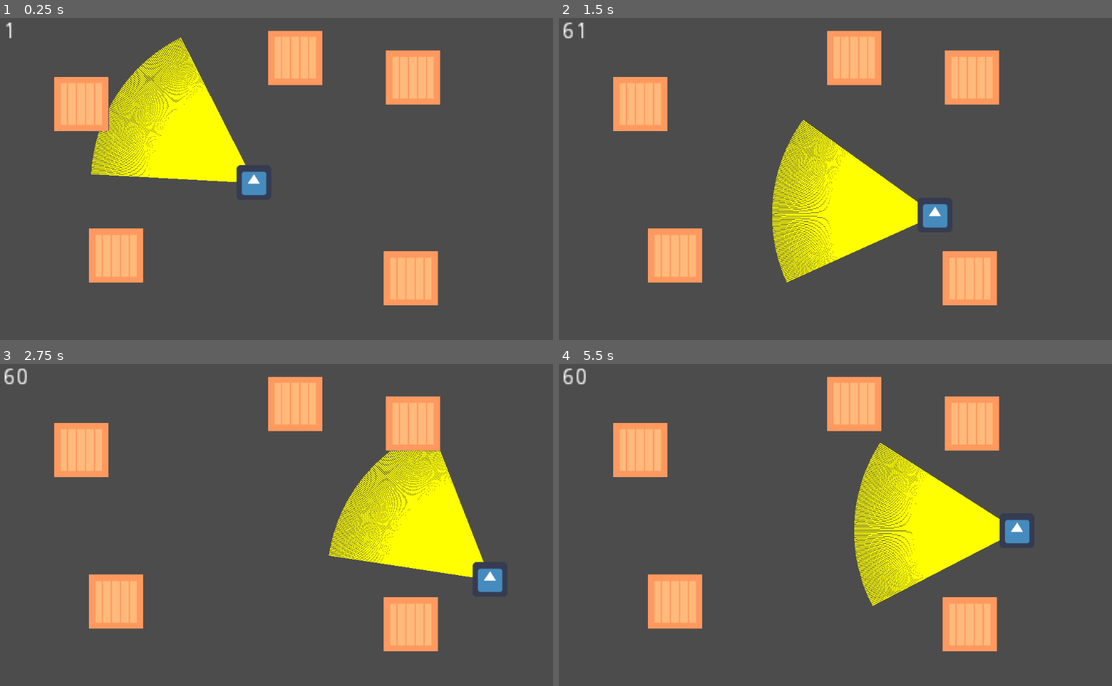
Above: before the commit, frames 1-4 (two rows, left to right).
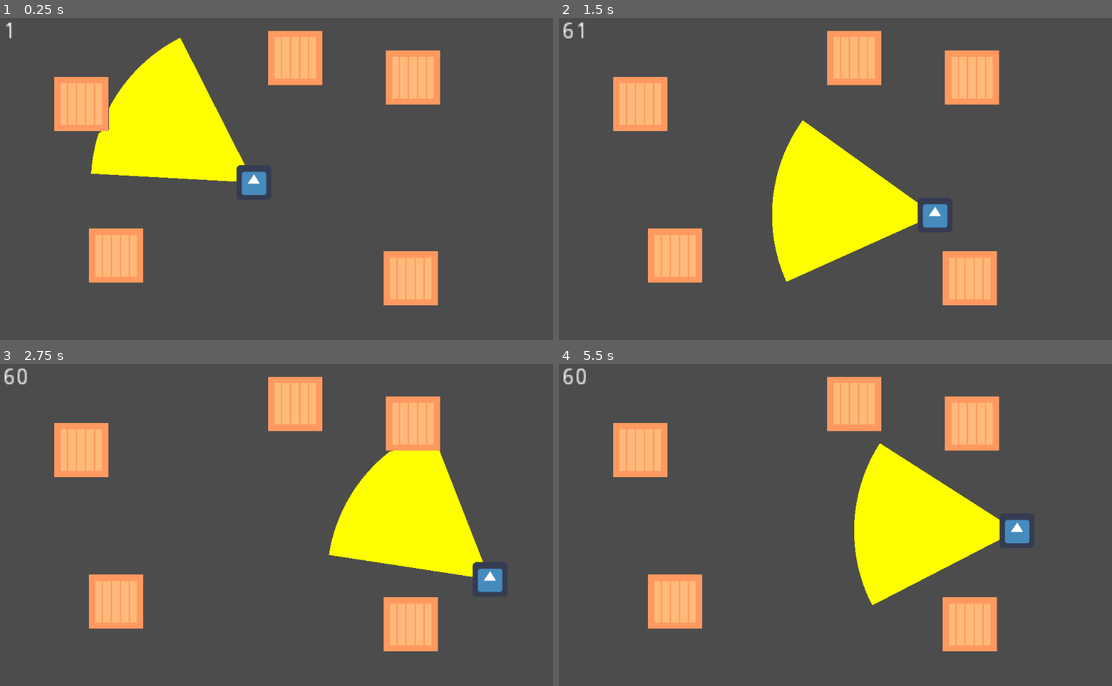
Above: after the commit, the same moments.

Repository: Turtana/sir-shooty
Game: Godot game, scene res://Scenes/main.tscn
Same seed, same stepped clock (60 frames per second), same inputs: the game is played once before the commit and once after it. The engine's default icon, where the game draws it, is replaced by a stand-in: a white triangle on a blue panel in a dark square.
Inputs (mouse positions are in pixels of both pictures, inside the frame that each line leads up to):
- Up to frame 1 (0.25 s): no input
- Up to frame 2 (1.5 s): tap Enter at 0.5 s; move the mouse to (957, 162) at 0.52 s; hold Right (ui_right) 0.53-1.28 s; move the mouse to (724, 195) at 1.27 s; hold Down (ui_down) from 1.28 s (still down)
- Up to frame 3 (2.75 s): tap Space at 2 s; move the mouse to (331, 450) at 2.02 s; release Down (ui_down) at 2.03 s; hold Right (ui_right) from 2.03 s (still down)
- Up to frame 4 (5.5 s): move the mouse to (807, 589) at 2.77 s; release Right (ui_right) at 2.78 s; hold Up (ui_up) 2.78-3.53 s; move the mouse to (1001, 573) at 3.52 s; hold Left (ui_left) 3.53-5.03 s; tap Enter at 4.25 s; move the mouse to (669, 473) at 4.27 s; tap Space at 5 s; move the mouse to (863, 525) at 5.02 s; hold Down (ui_down) from 5.03 s (still down)

The runs differ from the first frame. In frame 1, 2.2% of the frame differs, in the area x 16-45%, y 6-52%; in frame 2, 2.2%; in frame 3, 2.0%; in frame 4, 2.2%.

Commit message:
everyobdy loves polygons

Diff:
--- a/scripts/bullet.gd
+++ b/scripts/bullet.gd
@@ -10,4 +10,4 @@
 	get_parent().remove_child(self)
 
 func _on_Bullet_body_entered(body):
-	get_parent().remove_child(self)
+	queue_free()
--- a/scripts/fire_area.gd
+++ b/scripts/fire_area.gd
@@ -1,7 +1,7 @@
 extends Node2D
 
 export var radius = 300
-export var lines = 100
+export var lines = 50
 export var fov = PI / 3
 export var dir = PI / 2
 
@@ -11,6 +11,7 @@
 	update()
 
 func _draw():
+	var points = [origo]
 	for i in range(lines + 1):
 		var angle = dir - fov / 2 + i * (fov / lines)
 		var dist = Vector2(origo.x + radius * sin(angle), origo.y + radius * cos(angle))
@@ -23,4 +24,5 @@
 		if ray.is_colliding():
 			dist = ray.get_collision_point() - to_global(position)
 
-		draw_line(origo, dist, Color.yellow, 2.0)
+		points.push_front(dist)
+	draw_polygon(points, PoolColorArray([Color.yellow]))
